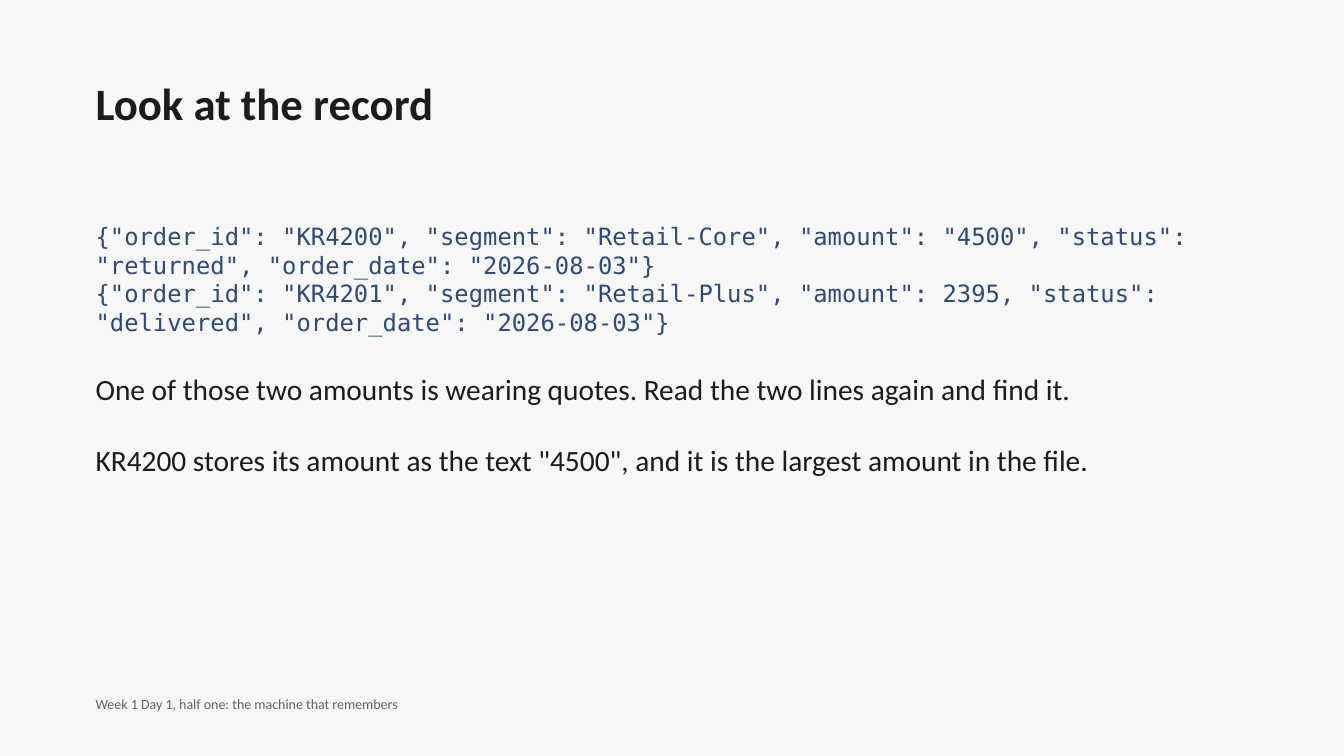
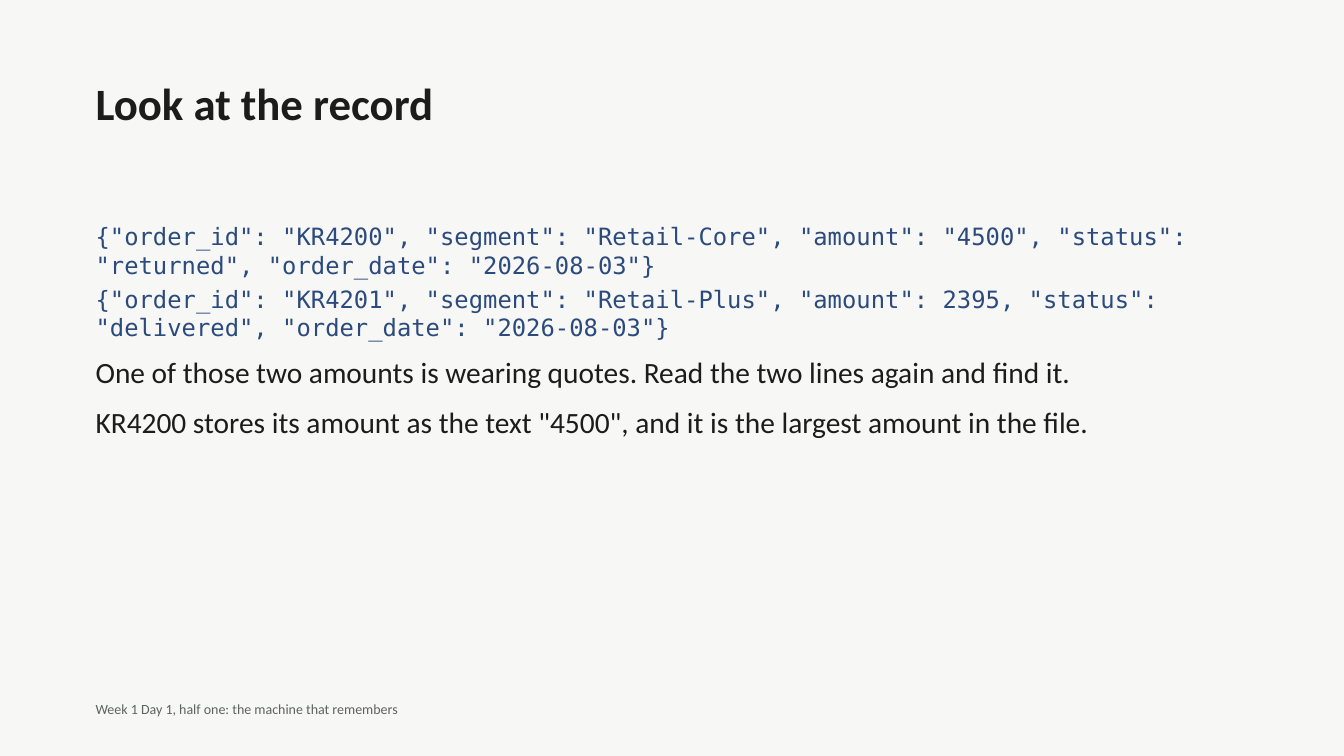
Before and after one commit to fde-academy-lab/c2-content-factory, a slide deck: slide 20 of content/W01/D1/C2_W01_D01_deck_half1_STUDENT.pptx. Drawn at 1344x756 pixels with LibreOffice and Linux fonts; fonts in the diff are those of the drawing. Boxes give left, top, right and bottom in pixels: in the first picture for what was removed or moved away, otherwise in the second. Text is boxed around its words. In the diff, an @@ line names an element or a change of style, - is before the commit and + after.

```diff
--- a/content/W01/D1/C2_W01_D01_deck_half1_STUDENT.pptx
+++ b/content/W01/D1/C2_W01_D01_deck_half1_STUDENT.pptx
@@ text "{"order_id": "KR4200", "segment": "Retail-Core", "amount": ..." at bbox=[96, 226, 1186, 342]: more space between paragraphs @@
@@ text at bbox=[96, 379, 1087, 476]: paragraphs removed @@
-One of those two amounts is wearing quotes. Read the two lines again and find it.
-KR4200 stores its amount as the text "4500", and it is the largest amount in the file.
@@ text added at bbox=[96, 362, 1087, 438], 21 pt, text #1C1C1A @@
+One of those two amounts is wearing quotes. Read the two lines again and find it.
+KR4200 stores its amount as the text "4500", and it is the largest amount in the file.
@@ text "Week 1 Day 1, half ...": place and size @@
-text "Week 1 Day 1, half ..." at bbox=[96, 699, 397, 711]
+text "Week 1 Day 1, half ..." at bbox=[96, 704, 397, 716]
```
Also in this commit, not shown: 30 other slides changed, 7 other files.
